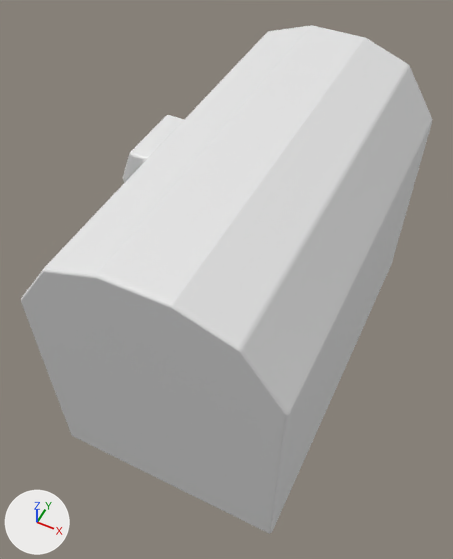
What one commit did to the Blender file Obj_Chest_Normal_A.blend.
Camera for both pictures: a 50 mm camera at (1.51, -3.55, 4.12) aimed at (-0.14, -0.25, -0.01). The axes (+X, +Y, +Z) are drawn at lower left. The lights are the same throughout. The first picture is the older version. The same objects are shown in both versions, whatever each file hides.

Names of what the first picture shows: 'Lid'.
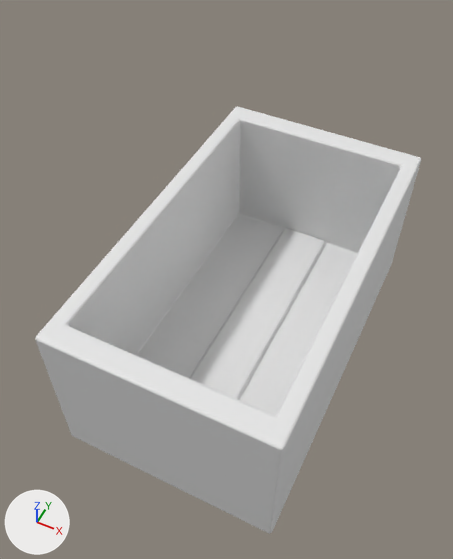
ob_cube is not drawn itself; it is used by a modifier of ob_lid.

Edits to the scene script, one JSON object a line:
```json
{"block": "me_cube_002", "where": "# used by ob_lid; location = (0.0, 0.0, 0.0); scale = (1.0, 1.71, 1.13)"}
{"op": "remove", "block": "me_cube_002", "code": "me_cube_002.from_pydata(...)  # 1676 vertices, 1666 faces; spans x -1.09..1.0, y -1.0..1.0, z -1.0..1.26"}
{"op": "add", "block": "me_cube_002", "code": "me_cube_002.from_pydata(...)  # 772 vertices, 768 faces; spans x -1.0..1.0, y -1.0..1.0, z -1.0..0.33"}
{"block": "me_cube_002", "change": "me_cube_002 part 1: the loose piece of 732 vertices spanning x -1.0..1.0, y -1.0..1.0, z 0.14..1.26 is deleted"}
{"block": "me_cube_002", "change": "me_cube_002 part 2: the loose piece of 172 vertices spanning x -1.09..-0.33, y -0.18..0.18, z 0.44..0.98 is deleted"}
{"block": "ob_lid", "where": "_m = ob_lid.modifiers.new('Boolean', 'BOOLEAN')"}
{"op": "remove", "block": "ob_lid", "code": "_m.object = ob_cube"}
{"op": "remove", "block": "ob_cube", "code": ["ob_cube = bpy.data.objects.new('Cube', me_cube_003)", "ob_cube.location = (-1.048, 0.0, 0.771)", "ob_cube.scale = (0.0621, 0.0621, 0.0621)", "ob_cube.hide_set(True)"]}
```

Location of each change, [x1, y1, x2, y2] in pixels of the pictures (453 x 559 px):
```json
{"object": "Lid", "change": "reshaped", "before": [21, 25, 432, 534], "after": [35, 106, 421, 534], "on screen": "6% narrower, 16% shorter"}
{"part": 1, "of": "me_cube_002", "change": "deleted", "before": [21, 25, 432, 459]}
{"part": 2, "of": "me_cube_002", "change": "deleted", "before": [123, 115, 184, 183]}
```
